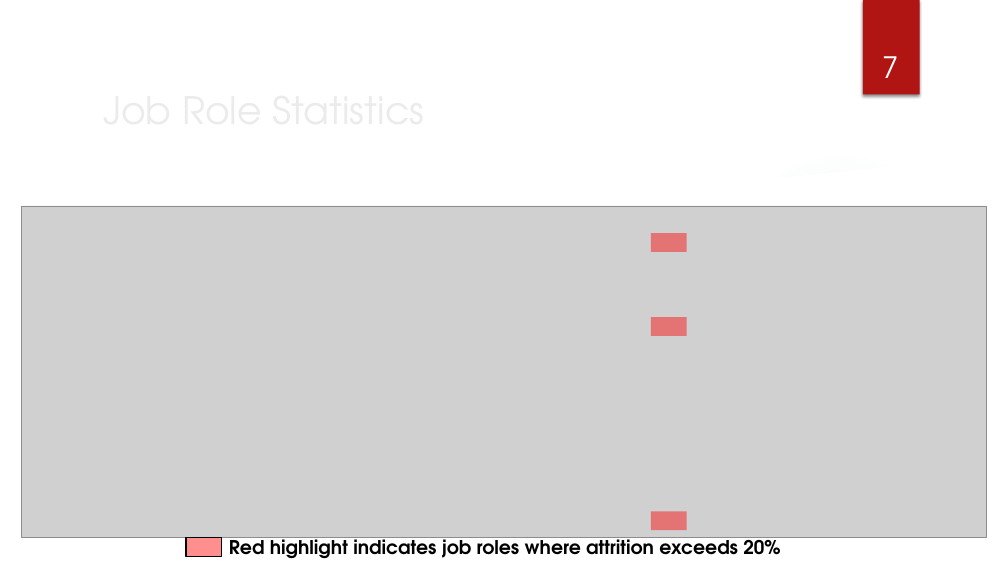
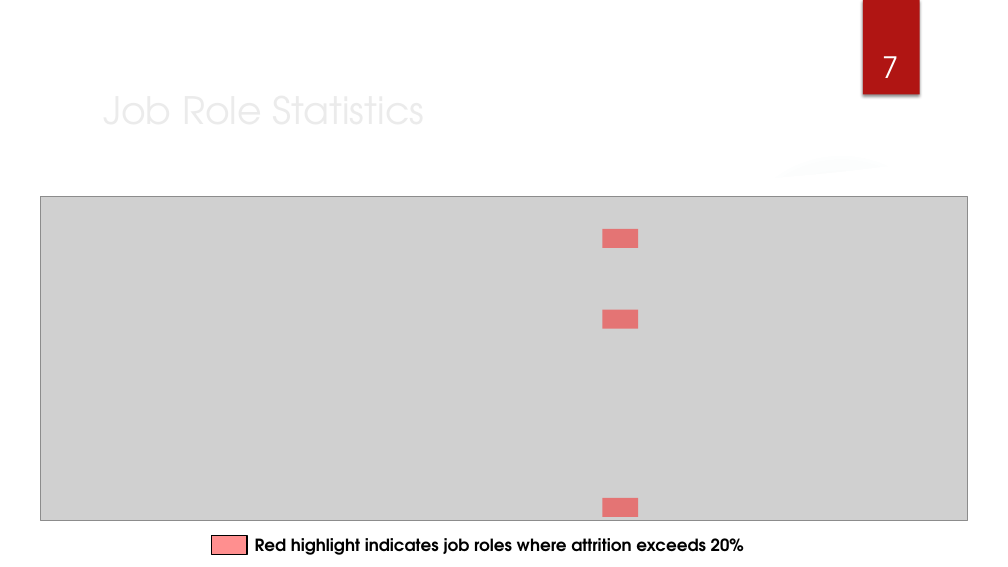
Before and after one commit to Ujustwaite/DDS_Case_Study_2, a slide deck: slide 7 of DraftPresentation.pptx. Drawn at 1008x567 pixels with LibreOffice and Linux fonts; fonts in the diff are those of the drawing; grey boxes stand for pictures; background and template pictures are left out. Boxes give left, top, right and bottom in pixels: in the first picture for what was removed or moved away, otherwise in the second. Text is boxed around its words. In the diff, an @@ line names an element or a change of style, - is before the commit and + after.

```diff
--- a/DraftPresentation.pptx
+++ b/DraftPresentation.pptx
@@ picture: place and size @@
-picture at [21,206,987,538]
+picture at [41,197,968,521]
@@ rectangle: place and size @@
-rectangle at [651,233,687,252]
+rectangle at [603,229,638,248]
@@ rectangle: place and size @@
-rectangle at [651,317,687,336]
+rectangle at [603,310,638,329]
@@ rectangle: place and size @@
-rectangle at [651,511,687,530]
+rectangle at [603,498,638,517]
@@ rectangle: place and size @@
-rectangle at [186,538,222,557]
+rectangle at [212,536,247,555]
@@ text "Red highlight indicates job roles ...": place and size @@
-text "Red highlight indicates job roles ..." at [229,533,780,561]
+text "Red highlight indicates job roles ..." at [255,538,744,555]
@@ text "Red highlight indicates job roles ..." at [255,538,744,555]: size 18 to 16 pt @@
```
Also in this commit, not shown: 1 other slide changed.
